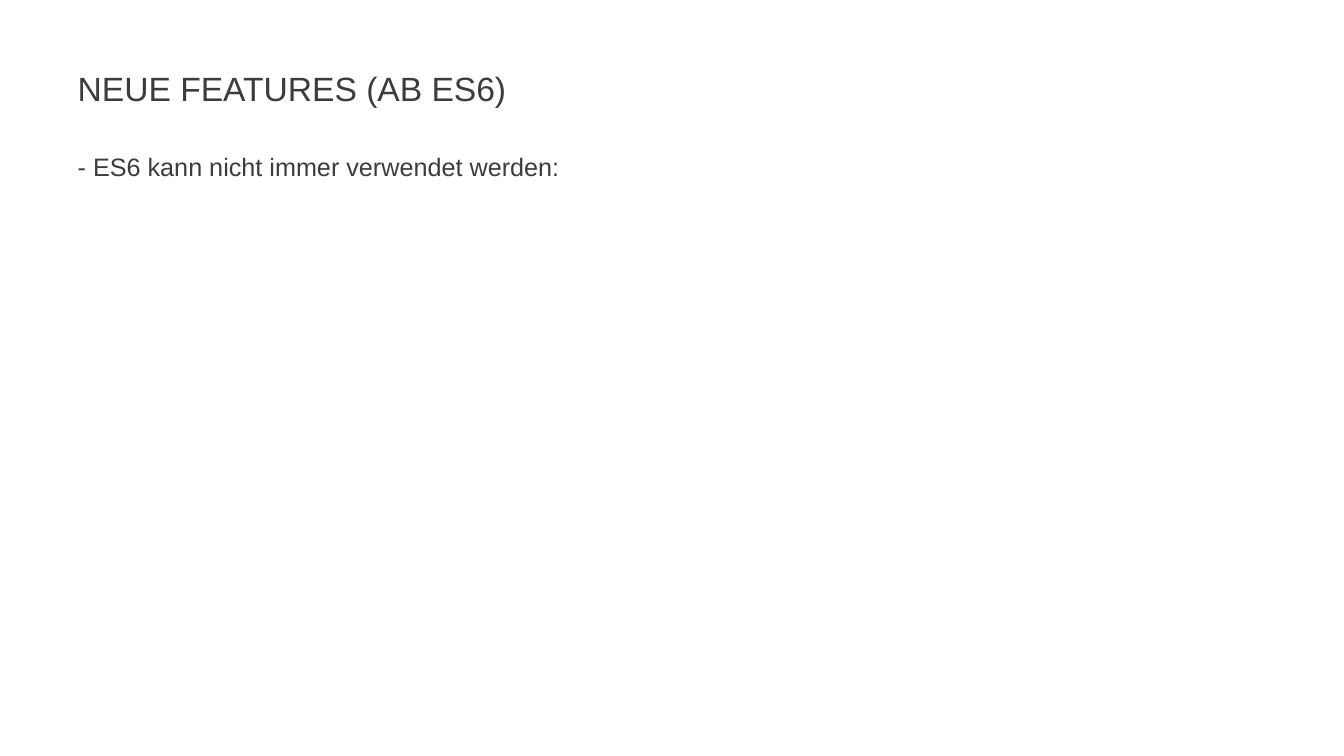
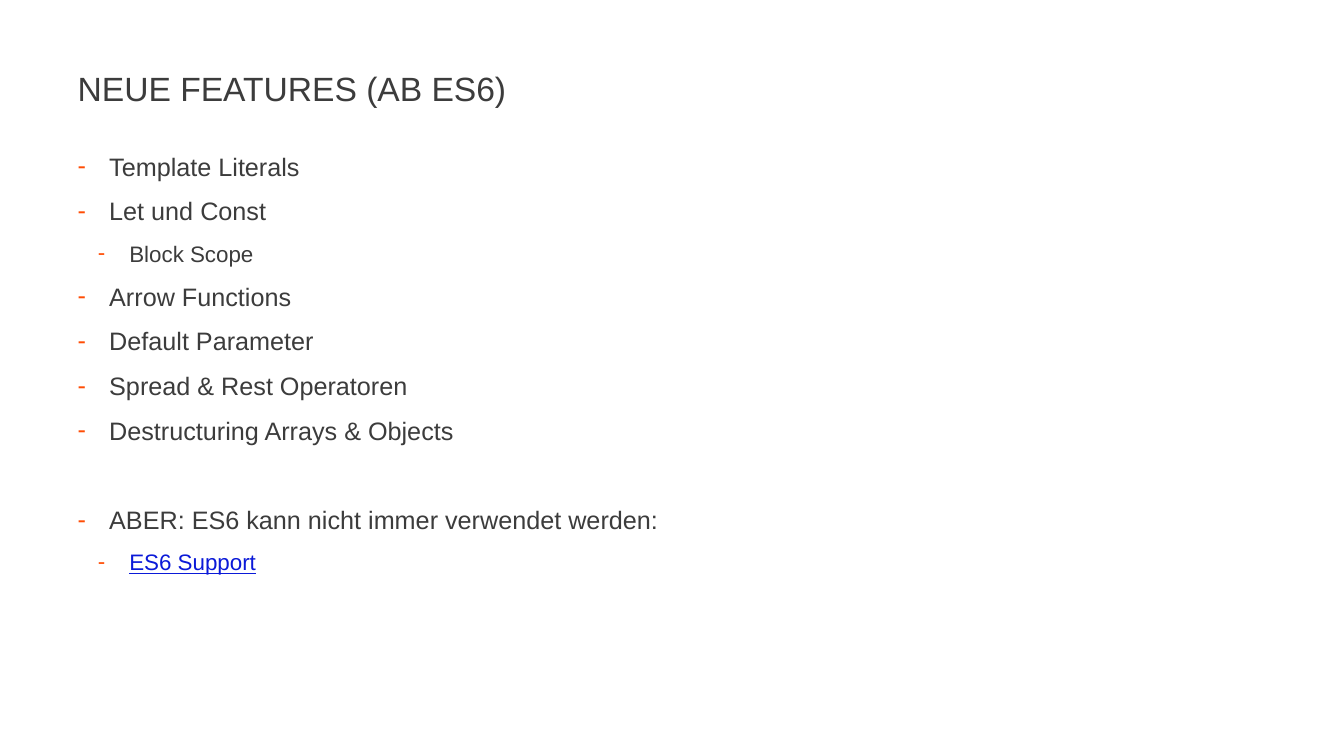
Before and after one commit to JohannesFeige/typescriptTrainingGrundlagen, a slide deck: slide 28 of TypeScriptBasics.pptx. Drawn at 1344x756 pixels with LibreOffice and Linux fonts; fonts in the diff are those of the drawing; background and template pictures are left out. Boxes give left, top, right and bottom in pixels: in the first picture for what was removed or moved away, otherwise in the second. Text is boxed around its words. In the diff, an @@ line names an element or a change of style, - is before the commit and + after.

Commit message:
ES6 Features

```diff
--- a/TypeScriptBasics.pptx
+++ b/TypeScriptBasics.pptx
@@ text at (x1=109, y1=157, x2=658, y2=575): text changed @@
-- ES6 kann nicht immer verwendet werden:
+– Template Literals
+– Let und Const
+  – Block Scope
+– Arrow Functions
+– Default Parameter
+– Spread & Rest Operatoren
+– Destructuring Arrays & Objects
+– ABER: ES6 kann nicht immer verwendet werden:
+  – ES6 Support
```
Also in this commit, not shown: 1 slide added, 8 other files.
